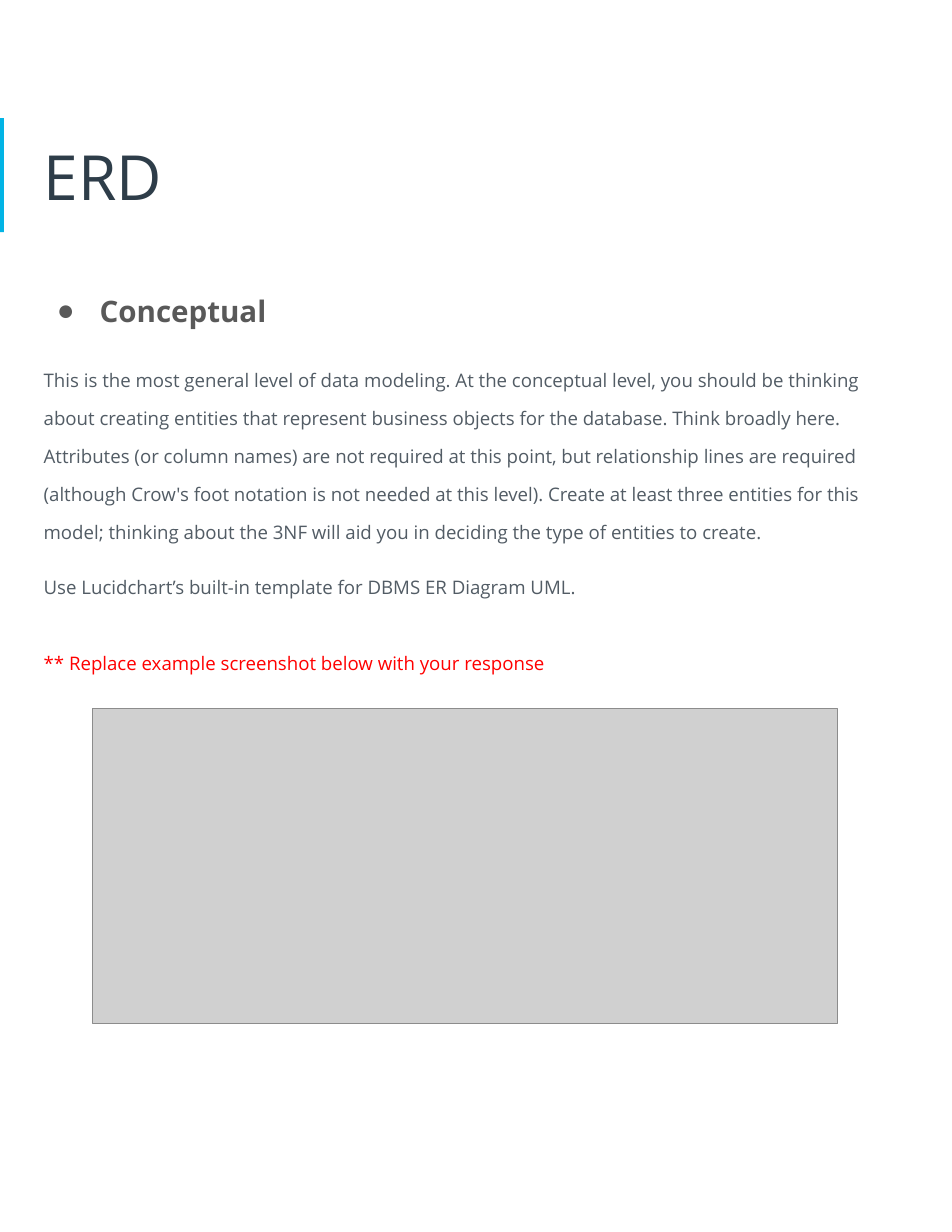
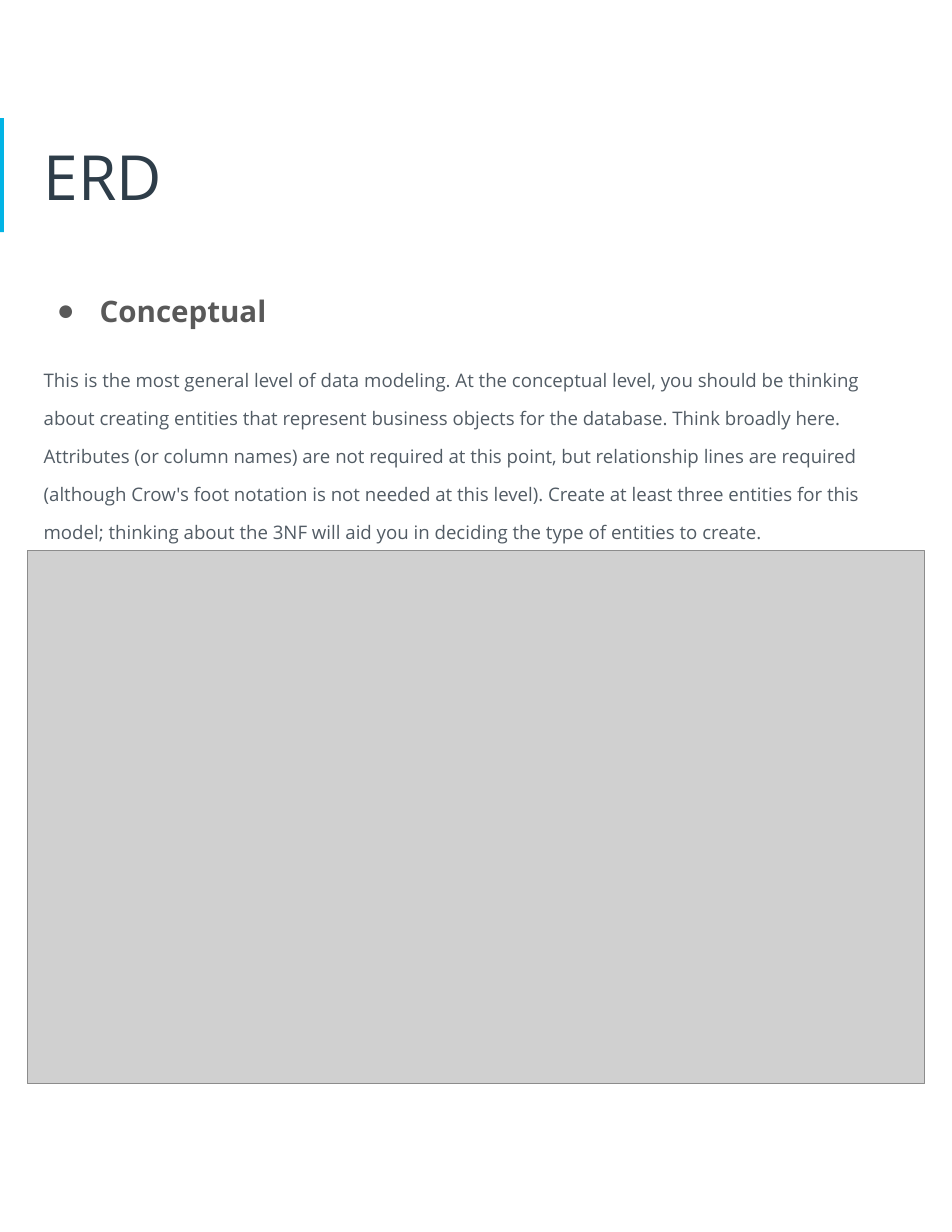
Before and after one commit to LeoArruda/UdacityHRDatabase, a slide deck: slide 11 of Docs/HR Database Proposal.pptx (slide 12 before the commit). Drawn at 952x1232 pixels with LibreOffice and Linux fonts; fonts in the diff are those of the drawing; grey boxes stand for pictures. Boxes give left, top, right and bottom in pixels: in the first picture for what was removed or moved away, otherwise in the second. Text is boxed around its words. In the diff, an @@ line names an element or a change of style, - is before the commit and + after.

```diff
--- a/Docs/HR Database Proposal.pptx
+++ b/Docs/HR Database Proposal.pptx
@@ picture added at box(27, 551, 925, 1084) @@
@@ text at box(44, 580, 575, 675): paragraphs removed @@
-Use Lucidchart’s built-in template for DBMS ER Diagram UML.
-** Replace example screenshot below with your response
@@ picture removed at box(93, 709, 839, 1024) @@
```
Also in this commit, not shown: 15 other slides changed, 2 slides added, 1 slide removed, 5 other files.
